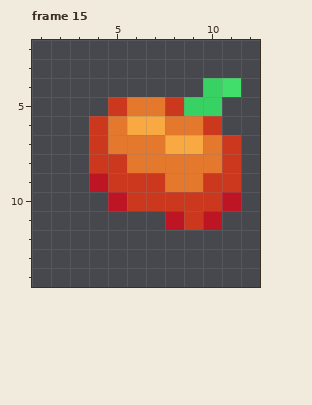
File history of a pixel-art file, textures/textures-items.aseprite. That is the earlier state.
16x16 pixels, 19 frames. Colours within 5 levels of each other are drawn and written as one. Shown: frame 15: x 1..12, y 2..14. The commit also changed other frames, which this record leaves out.
After:
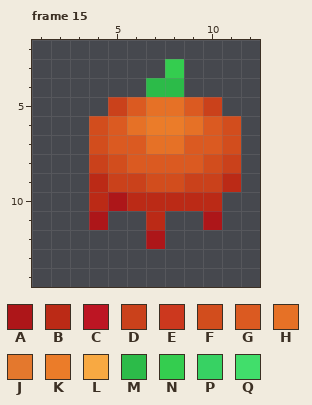
Palette (. is transparent): A #ad1619  B #bb2a16  C #bd1523  D #ca411b  E #cc381e  F #d24d1d  G #db5a21  H #e67126  J #e4782d  K #eb7c29  L #f8a942  M #2cbb49  N #34cd4f  P #37d263  Q #41de6b
What changed:
layer "Layer 2" removed
Changed rows in their new state; - is an unchanged pixel.
Frame 15:
first column x 4:
 3 ----N---
 4 ---MM-..
 5 -DGHHGD-
 6 FGHKKHGF
 7 FGGHHGGF
 8 DFGGGGFD
 9 BDDFFDDB
10 BABBBBB.
11 A--B..A-
12 ---A----
